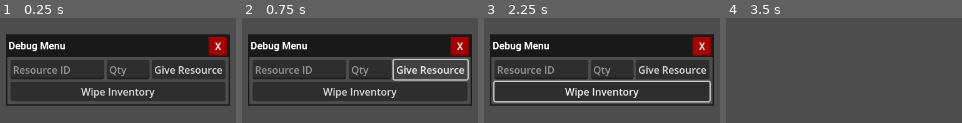
Above: before the commit, frames 1-4 (left to right).
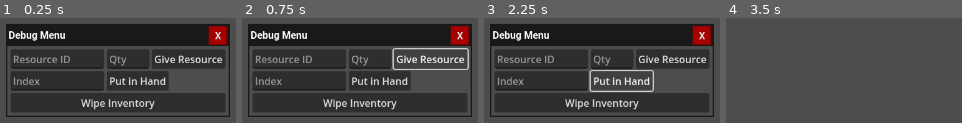
Above: after the commit, the same moments.

Repository: TrueSunGaming/industrial-revolution-proto-3
Game: Godot game, scene res://scenes/ui/gui/debug/DebugWindow.tscn
Two runs of this game, one before a commit and one after it. Both use one fixed random seed, a clock stepped at 60 frames per second and the inputs below. This scene is started directly instead of the project's main scene.
Inputs (mouse positions are in pixels of both pictures, inside the frame that each line leads up to):
- Up to frame 1 (0.25 s): no input
- Up to frame 2 (0.75 s): click "Give Resource" at 0.5 s
- Up to frame 3 (2.25 s): click "Wipe Inventory" at 1.25 s; click (620, 81) at 2 s, where only the run after the commit has a clickable "Put in Hand"
- Up to frame 4 (3.5 s): click "X" at 2.75 s

The runs differ from the first frame. In frame 1, 38% of the frame differs, in the area x 2-98%, y 5-95%; in frame 2, 39%; in frame 3, 40%; in frame 4, nothing differs.
Error before the commit: Invalid access to property or key 'text' on a base object of type 'null instance'. (res://scenes/ui/gui/debug/DebugWindow.gd:4)
Error after the commit: Invalid access to property or key 'inventory' on a base object of type 'Nil'. (res://scenes/ui/gui/debug/DebugWindow.gd:6)

Commit message:
feat: implement held item

Diff:
--- a/project.godot
+++ b/project.godot
@@ -69,6 +69,19 @@
 "events": [Object(InputEventKey,"resource_local_to_scene":false,"resource_name":"","device":-1,"window_id":0,"alt_press …(188 unchanged characters)…
 ]
 }
+return_held_item={
+"deadzone": 0.2,
+"events": [Object(InputEventKey,"resource_local_to_scene":false,"resource_name":"","device":-1,"window_id":0,"alt_pressed":false,"shift_pressed":false,"ctrl_pressed":false,"meta_pressed":false,"pressed":false,"keycode":0,"physical_keycode":81,"key_label":0,"unicode":113,"location":0,"echo":false,"script":null)
+, Object(InputEventMouseButton,"resource_local_to_scene":false,"resource_name":"","device":-1,"window_id":0,"alt_pressed":false,"shift_pressed":false,"ctrl_pressed":false,"meta_pressed":false,"button_mask":256,"position":Vector2(98, 14),"global_position":Vector2(107, 62),"factor":1.0,"button_index":9,"canceled":false,"pressed":true,"double_click":false,"script":null)
+, Object(InputEventKey,"resource_local_to_scene":false,"resource_name":"","device":-1,"window_id":0,"alt_pressed":false,"shift_pressed":false,"ctrl_pressed":false,"meta_pressed":false,"pressed":false,"keycode":0,"physical_keycode":4194305,"key_label":0,"unicode":0,"location":0,"echo":false,"script":null)
+]
+}
+pipette={
+"deadzone": 0.2,
+"events": [Object(InputEventKey,"resource_local_to_scene":false,"resource_name":"","device":-1,"window_id":0,"alt_pressed":false,"shift_pressed":false,"ctrl_pressed":false,"meta_pressed":false,"pressed":false,"keycode":0,"physical_keycode":81,"key_label":0,"unicode":113,"location":0,"echo":false,"script":null)
+, Object(InputEventMouseButton,"resource_local_to_scene":false,"resource_name":"","device":-1,"window_id":0,"alt_pressed":false,"shift_pressed":false,"ctrl_pressed":false,"meta_pressed":false,"button_mask":256,"position":Vector2(97, 30),"global_position":Vector2(106, 78),"factor":1.0,"button_index":9,"canceled":false,"pressed":true,"double_click":false,"script":null)
+]
+}
 
 [rendering]
 
--- a/scenes/ui/UI.tscn
+++ b/scenes/ui/UI.tscn
@@ -1,10 +1,21 @@
-[gd_scene load_steps=2 format=3 uid="uid://drqf0tkqp0fa4"]
+[gd_scene load_steps=5 format=3 uid="uid://drqf0tkqp0fa4"]
 
 [ext_resource type="Script" uid="uid://f0hlqm7grhro" path="res://scenes/ui/UI.gd" id="1_d2gw2"]
+[ext_resource type="Script" uid="uid://e3f1xsc4we2w" path="res://scenes/ui/resource/ResourceStackDisplay.gd" id="2_m01cm"]
+[ext_resource type="Script" uid="uid://bvyrfm4ni0bi6" path="res://scenes/ui/resource/HeldItem.gd" id="2_nnfdp"]
+[ext_resource type="FontFile" uid="uid://o30xn84wnj74" path="res://fonts/Roboto-Regular.ttf" id="3_s64wo"]
 
 [node name="UI" type="CanvasLayer"]
 script = ExtResource("1_d2gw2")
 metadata/_custom_type_script = ExtResource("1_d2gw2")
 
+[node name="HeldItem" type="TextureRect" parent="."]
+visible = false
+offset_right = 40.0
+offset_bottom = 40.0
+script = ExtResource("2_nnfdp")
+quantity_font = ExtResource("3_s64wo")
+metadata/_custom_type_script = ExtResource("2_m01cm")
+
 [connection signal="child_entered_tree" from="." to="." method="_on_child_entered_tree"]
 [connection signal="child_exiting_tree" from="." to="." method="_on_child_exiting_tree"]
--- a/scenes/ui/gui/debug/DebugWindow.gd
+++ b/scenes/ui/gui/debug/DebugWindow.gd
@@ -1,9 +1,13 @@
 extends GUIWindow
 
 func _on_give_resource_pressed() -> void:
-	var id: String = $PanelContainer/VBoxContainer/GiveResource/ResourceID.text
-	var qty := int($PanelContainer/VBoxContainer/GiveResource/Quantity.text)
+	var id: String = $PanelContainer/VBoxContainer/ContentMargin/Content/GiveResource/ResourceID.text
+	var qty := int($PanelContainer/VBoxContainer/ContentMargin/Content/GiveResource/Quantity.text)
 	refs.player.inventory.add(ResourceStack.new(id, qty, true))
 
 func _on_wipe_inventory_pressed() -> void:
 	refs.player.inventory.content = []
+
+func _on_set_hand_pressed() -> void:
+	global.held_item_storage = refs.player.inventory
+	global.held_item_index = int($PanelContainer/VBoxContainer/ContentMargin/Content/SetHand/Index.text)
--- a/scenes/ui/gui/debug/DebugWindow.tscn
+++ b/scenes/ui/gui/debug/DebugWindow.tscn
@@ -27,9 +27,23 @@
 layout_mode = 2
 text = "Give Resource"
 
-[node name="WipeInventory" type="Button" parent="PanelContainer/VBoxContainer/ContentMargin/Content" index="1"]
+[node name="SetHand" type="HBoxContainer" parent="PanelContainer/VBoxContainer/ContentMargin/Content" index="1"]
+layout_mode = 2
+
+[node name="Index" type="LineEdit" parent="PanelContainer/VBoxContainer/ContentMargin/Content/SetHand" index="0"]
+custom_minimum_size = Vector2(150, 0)
+layout_mode = 2
+placeholder_text = "Index"
+select_all_on_focus = true
+
+[node name="SetHandButton" type="Button" parent="PanelContainer/VBoxContainer/ContentMargin/Content/SetHand" index="1"]
+layout_mode = 2
+text = "Put in Hand"
+
+[node name="WipeInventory" type="Button" parent="PanelContainer/VBoxContainer/ContentMargin/Content" index="2"]
 layout_mode = 2
 text = "Wipe Inventory"
 
 [connection signal="pressed" from="PanelContainer/VBoxContainer/ContentMargin/Content/GiveResource/GiveResourceButton" to="." method="_on_give_resource_pressed"]
+[connection signal="pressed" from="PanelContainer/VBoxContainer/ContentMargin/Content/SetHand/SetHandButton" to="." method="_on_set_hand_pressed"]
 [connection signal="pressed" from="PanelContainer/VBoxContainer/ContentMargin/Content/WipeInventory" to="." method="_on_wipe_inventory_pressed"]
--- /dev/null
+++ b/scenes/ui/resource/HeldItem.gd
@@ -0,0 +1,7 @@
+extends ResourceStackDisplay
+
+func _ready() -> void:
+	global.held_item_changed.connect(func (): stack = global.held_item)
+
+func _process(delta: float) -> void:
+	global_position = get_global_mouse_position() - size / 2
--- a/scripts/global.gd
+++ b/scripts/global.gd
@@ -1,4 +1,30 @@
 extends Node
+
+signal held_item_changed
+
+var held_item_storage: StorageAccess:
+	set(val):
+		if held_item_storage == val: return
+		held_item_storage = val
+
+		held_item_changed.emit()
+
+var held_item_index: int:
+	set(val):
+		if held_item_index == val: return
+		held_item_index = val
+
+		held_item_changed.emit()
+
+var held_item: ResourceStack:
+	get:
+		if held_item_index < 0: return null
+		if not held_item_storage: return null
+
+		var content := held_item_storage.get_content()
+		if held_item_index >= content.size(): return null
+
+		return content[held_item_index]
 
 func _ready() -> void:
 	get_tree().set_auto_accept_quit(false)
@@ -24,3 +50,19 @@
 
 	if to and sig_name in to and to[sig_name] is Signal:
 		to[sig_name].connect(sig)
+
+func _input(event: InputEvent) -> void:
+	if not held_item and Input.is_action_just_released("pipette"): return pipette()
+	elif held_item and Input.is_action_just_released("return_held_item"): return return_held_item()
+
+func pipette() -> void:
+	pass
+
+func return_held_item() -> void:
+	if held_item_storage != refs.player.inventory:
+		var item := held_item
+		held_item_storage.remove_index(held_item_index)
+		refs.player.inventory.add(item)
+
+	held_item_storage = null
+	held_item_index = -1
--- a/scripts/resource/storage/IOStorage.gd
+++ b/scripts/resource/storage/IOStorage.gd
@@ -13,3 +13,7 @@
 
 func remove(stack: ResourceStack) -> int:
 	return output.remove(stack)
+
+func remove_index(idx: int) -> bool:
+	if idx < input.get_content().size(): return input.remove_index(idx)
+	return output.remove_index(idx - input.get_content().size())
--- a/scripts/resource/storage/Storage.gd
+++ b/scripts/resource/storage/Storage.gd
@@ -80,3 +80,12 @@
 			removed.emit(i)
 
 	return stack.quantity - remaining
+
+func remove_index(idx: int) -> bool:
+	if idx < 0: return false
+	if idx >= content.size(): return false
+
+	content.remove_at(idx)
+	removed.emit(idx)
+
+	return true
--- a/scripts/resource/storage/StorageAccess.gd
+++ b/scripts/resource/storage/StorageAccess.gd
@@ -16,3 +16,7 @@
 func remove(stack: ResourceStack) -> int:
 	assert(false, "StorageAccess.remove is abstract.")
 	return 0
+
+func remove_index(idx: int) -> bool:
+	assert(false, "StorageAccess.remove_index is abstract.")
+	return false
Not shown, added: scenes/ui/resource/HeldItem.gd.uid
